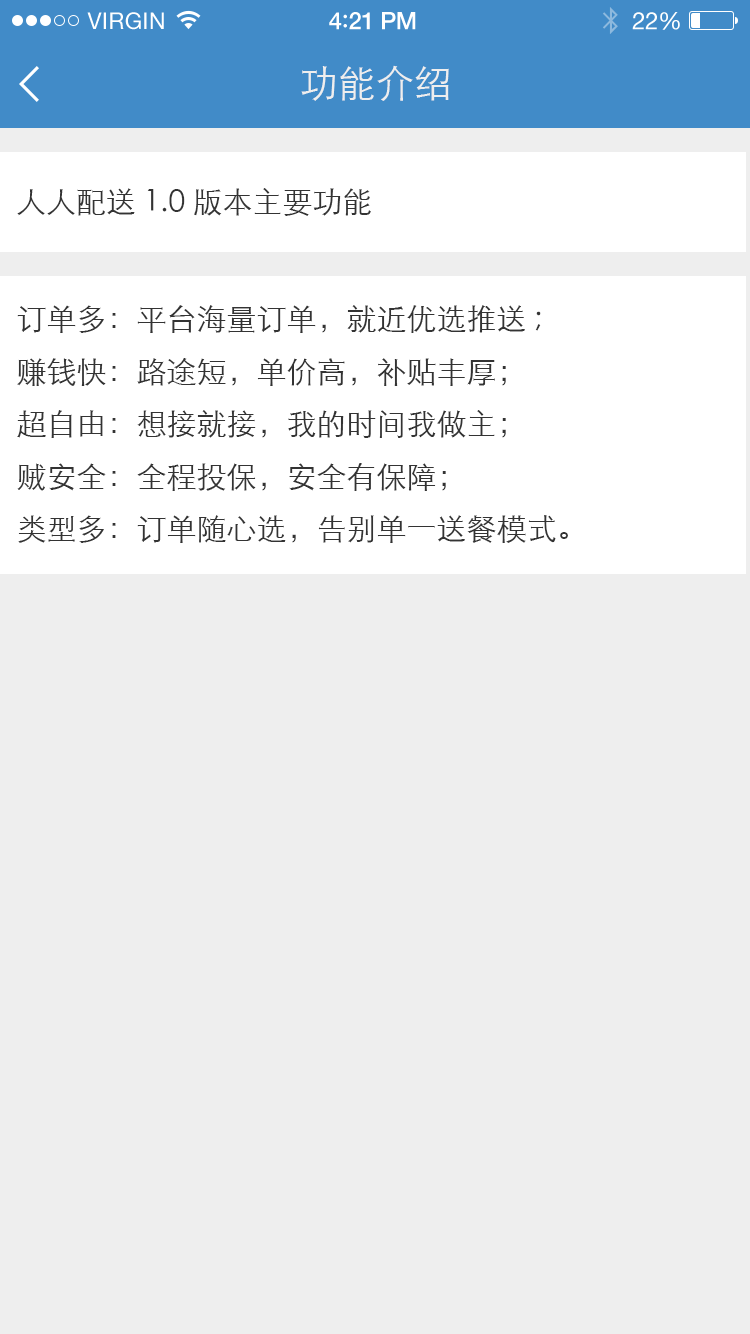
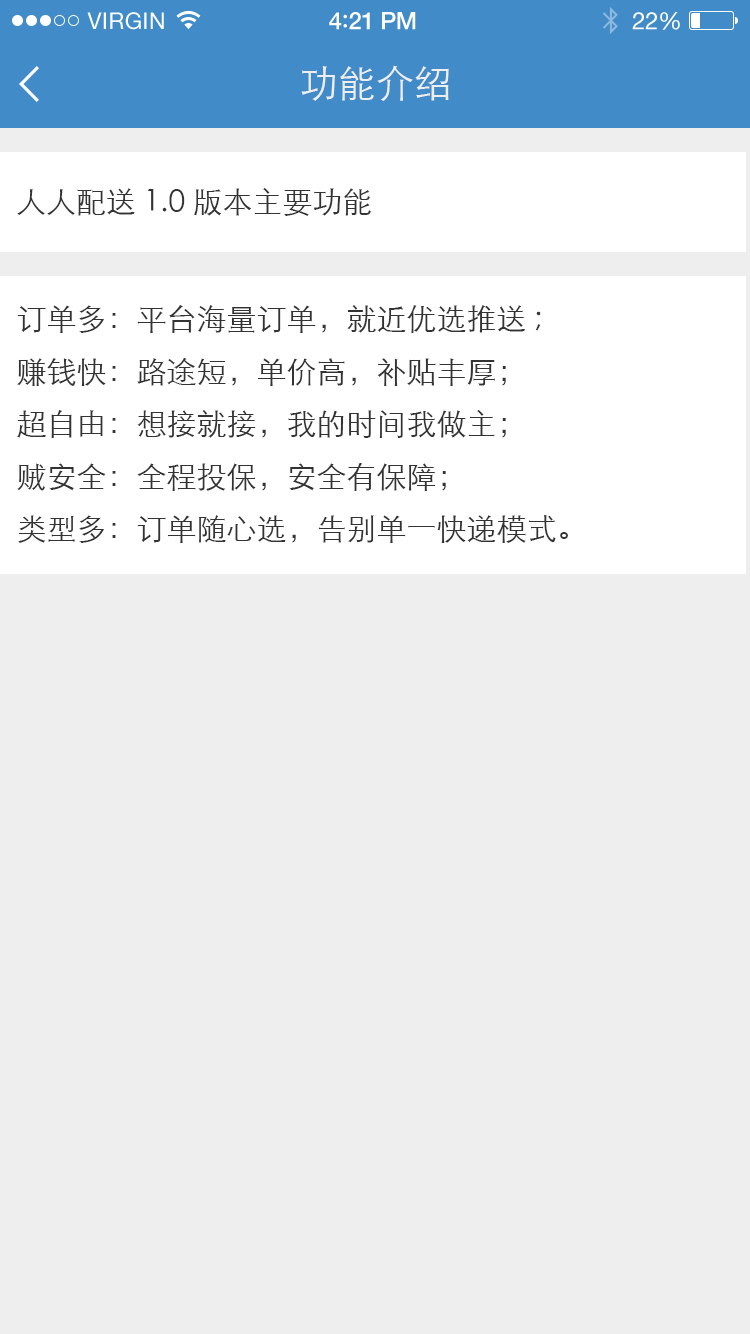
Two versions of the same layered image (750×1334). Layer-by-layer changes:
painted on "订单多：平台海量订单，就近优选推送; 赚钱快：路途短，单价高，补贴丰厚； 超自由：想接就接，我的时间我做主； 贼安全：全程投保" over [437,515,496,543]
painted on "Arrow" (2nd of 2, in "导航栏") over [19,66,39,102]
